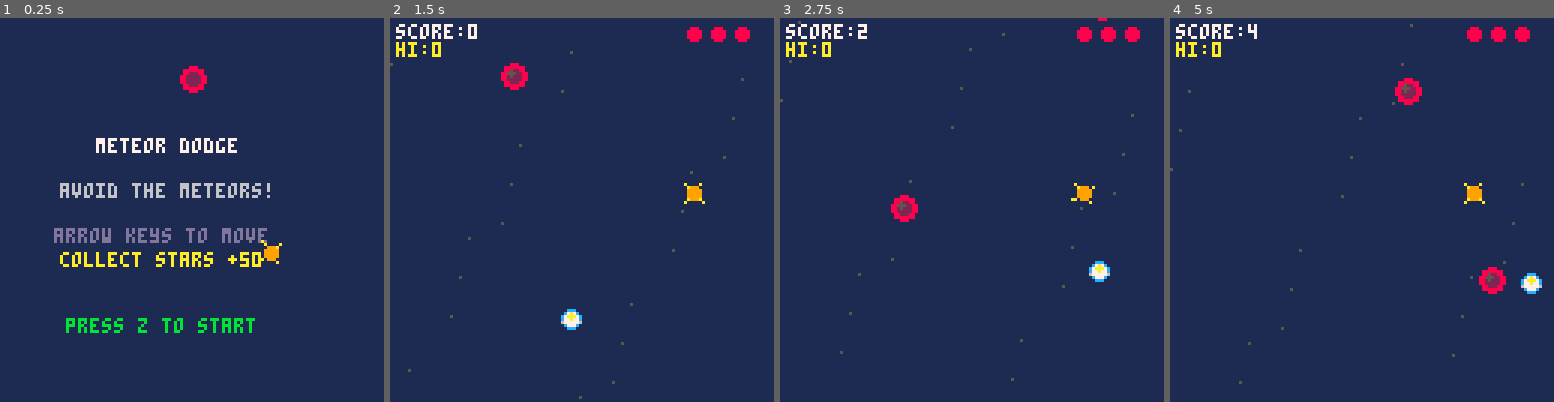
Above: before the commit, frames 1-4 (left to right).
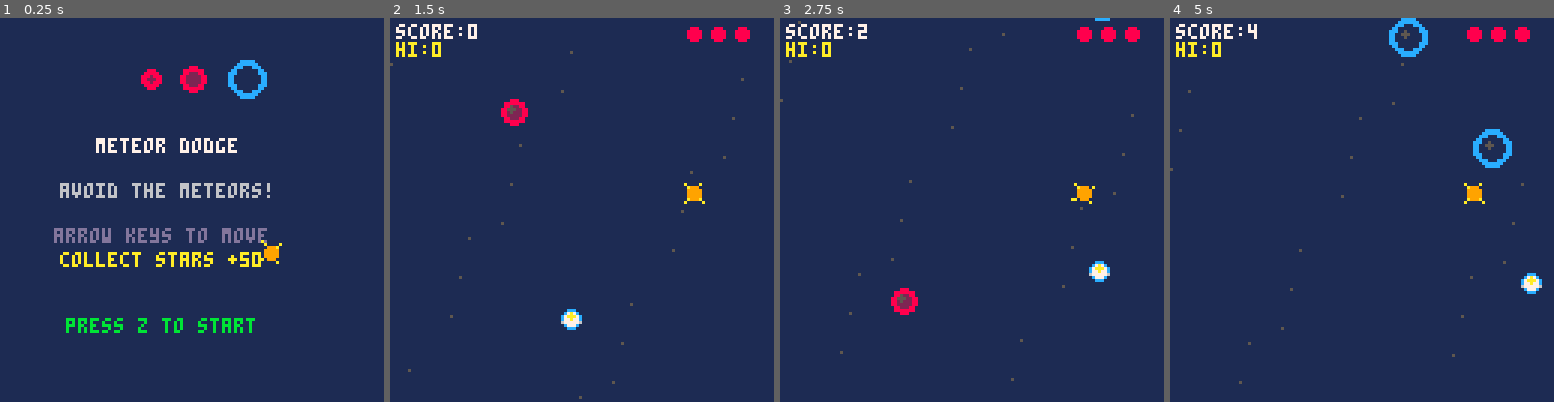
Above: after the commit, the same moments.

Repository: jeffcampbell/game-a-day
Game: PICO-8 cartridge games/2026-02-26/game.p8
The game is run twice, just before and just after one commit, with the same random seed, the same clock (stepped at 60 frames per second) and the same inputs.
Inputs:
- Up to frame 1 (0.25 s): no input
- Up to frame 2 (1.5 s): tap X (X key) at 0.33, 1.07 s; tap O (Z key) at 0.7 s
- Up to frame 3 (2.75 s): hold Right 1.6-2.1 s; tap O (Z key) at 1.7, 2.1, 2.5 s; tap X (X key) at 1.85 s; hold Up 2.15-2.42 s; hold Right from 2.47 s (still down)
- Up to frame 4 (5 s): tap O (Z key) every 0.4 s from 2.9 to 4.9 s; tap X (X key) at 2.97, 4.08 s; release Right at 3.03 s; hold Left 3.08-3.58 s; hold Down 3.63-3.97 s; hold Right 4.02-4.68 s; hold Up from 4.73 s (still down)

The runs differ from the first frame. In frame 1, 0.6% of the frame differs, in the area x 36-70%, y 10-22%; in frame 2, 0.7%; in frame 3, 0.8%; in frame 4, 1.6%, in the area x 57-90%, y 0-72%.

Commit message:
Add three varied meteor types to Meteor Dodge
Implements visual and gameplay variety with three distinct meteor types:

- Fast meteors (red): Small (radius 3), move 1.5x speed, easier to dodge but require quick reflexes
- Slow meteors (blue): Large (radius 6), move 0.5x speed, easier to avoid but take up more space
- Normal meteors (gray): Medium (radius 4), baseline speed

Spawn probabilities scale with difficulty:
- High difficulty (spawn_rate ≤30): 40% fast, 30% normal, 30% slow
- Medium difficulty (spawn_rate 31-45): 25% fast, 35% normal, 40% slow
- Low difficulty (spawn_rate >45): 15% fast, 35% normal, 50% slow

Collision detection now uses per-meteor radius for accurate hitboxes.
Menu updated to show all three meteor types.
Test logs capture meteor type for validation.

Co-Authored-By: Claude Sonnet 4.5 <noreply@anthropic.com>

Diff:
--- a/games/2026-02-26/game.p8
+++ b/games/2026-02-26/game.p8
@@ -120,6 +120,61 @@
   end
 end
 
+function spawn_meteor()
+  -- determine meteor type based on difficulty
+  -- types: 1=fast/red, 2=slow/blue, 3=normal/gray
+  local mtype = 3
+  local rand = rnd(100)
+
+  -- higher difficulty (lower spawn rate) = more fast meteors
+  if meteor_rate <= 30 then
+    if rand < 40 then mtype = 1
+    elseif rand < 70 then mtype = 3
+    else mtype = 2 end
+  elseif meteor_rate <= 45 then
+    if rand < 25 then mtype = 1
+    elseif rand < 60 then mtype = 3
+    else mtype = 2 end
+  else
+    if rand < 15 then mtype = 1
+    elseif rand < 50 then mtype = 3
+    else mtype = 2 end
+  end
+
+  -- set properties based on type
+  local size, speed_mult, crad
+  if mtype == 1 then
+    -- fast red
+    size = 3
+    speed_mult = 1.5
+    crad = 5
+  elseif mtype == 2 then
+    -- slow blue
+    size = 6
+    speed_mult = 0.5
+    crad = 8
+  else
+    -- normal gray
+    size = 4
+    speed_mult = 1
+    crad = 6
+  end
+
+  add(meteors, {
+    x = rnd(112) + 8,
+    y = -8,
+    speed = (1 + rnd(1 + difficulty * 0.3)) * speed_mult,
+    type = mtype,
+    size = size,
+    crad = crad
+  })
+
+  local tname = "normal"
+  if mtype == 1 then tname = "fast"
+  elseif mtype == 2 then tname = "slow" end
+  _log("meteor_spawn:"..tname)
+end
+
 function update_play()
   -- get input once per frame
   local buttons = test_input()
@@ -168,15 +223,10 @@
   -- spawn meteors
   meteor_timer -= 1
   if meteor_timer <= 0 then
-    add(meteors, {
-      x = rnd(112) + 8,
-      y = -8,
-      speed = 1 + rnd(1 + difficulty * 0.3)
-    })
+    spawn_meteor()
     meteor_timer = meteor_rate
     sfx(0)  -- meteor spawn
     _log("sfx:meteor_spawn")
-    _log("meteor_spawn")
   end
 
   -- update meteors
@@ -185,8 +235,8 @@
 
     -- check collision with player
     if invincible == 0 and
-       abs(m.x - px) < 6 and
-       abs(m.y - py) < 6 then
+       abs(m.x - px) < m.crad and
+       abs(m.y - py) < m.crad then
       lives -= 1
       invincible = 60
       shake_time = 10
@@ -265,9 +315,16 @@
   print("collect stars +50", 20, 78, 10)
   print("press z to start", 22, 100, 11)
 
-  -- draw example meteor
+  -- draw example meteors
+  -- fast red
+  circfill(50, 20, 3, 8)
+  circfill(50, 20, 1, 2)
+  -- normal gray
   circfill(64, 20, 4, 8)
   circfill(64, 20, 2, 2)
+  -- slow blue
+  circfill(82, 20, 6, 12)
+  circfill(82, 20, 4, 1)
 
   -- draw example star
   draw_star(90, 78)
@@ -295,8 +352,22 @@
 
   -- draw meteors
   for m in all(meteors) do
-    circfill(m.x, m.y, 4, 8)
-    circfill(m.x, m.y, 2, 2)
+    local col1, col2
+    if m.type == 1 then
+      -- fast red
+      col1 = 8
+      col2 = 2
+    elseif m.type == 2 then
+      -- slow blue
+      col1 = 12
+      col2 = 1
+    else
+      -- normal gray
+      col1 = 8
+      col2 = 2
+    end
+    circfill(m.x, m.y, m.size, col1)
+    circfill(m.x, m.y, m.size - 2, col2)
     circfill(m.x - 1, m.y - 1, 1, 5)
   end
 
Not shown, changed: games/2026-02-26/game.js
